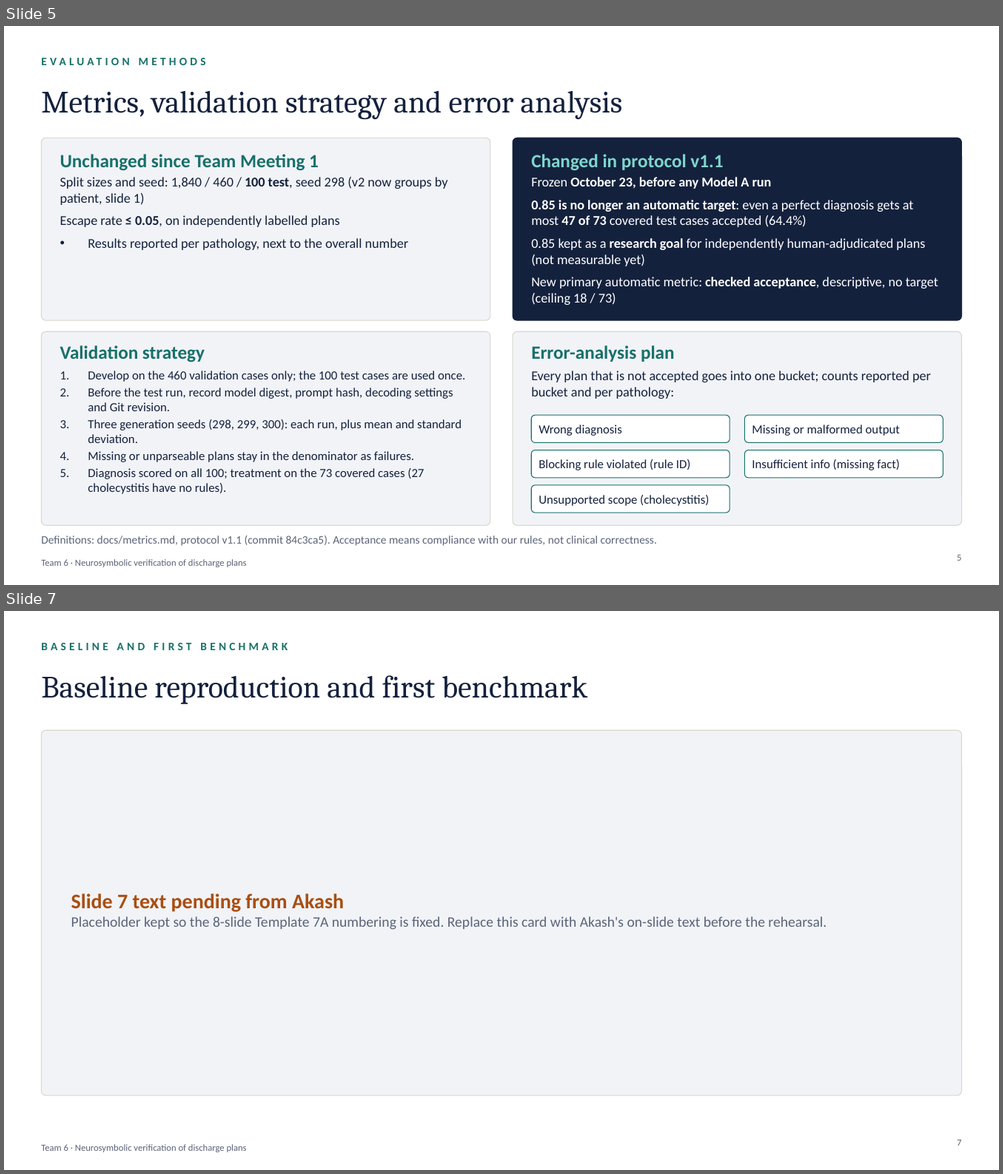
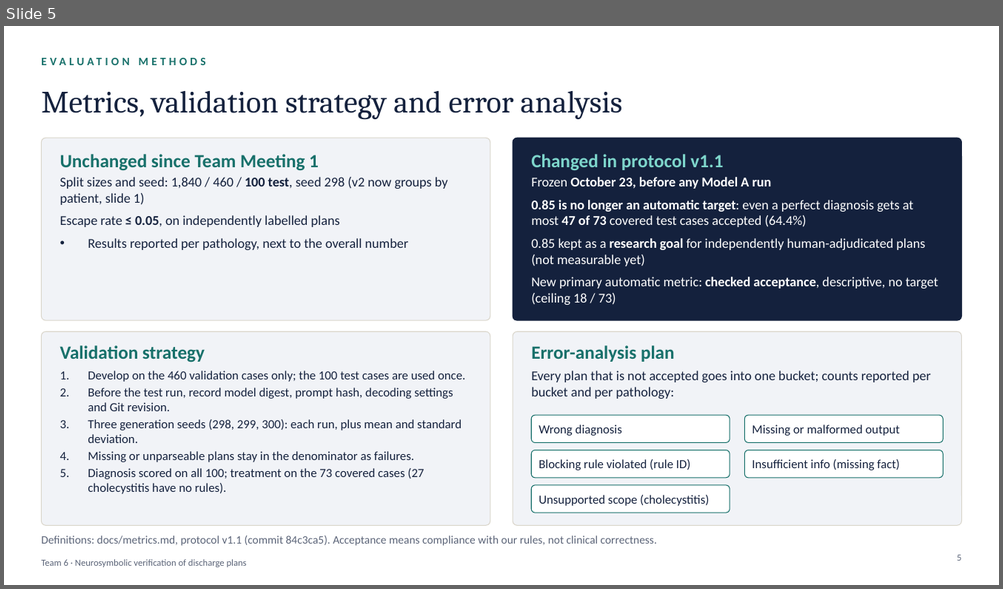
Before and after one commit to Akashkumarsenthil/Clinical-Discharge-Treatment-Plan-Verification, a slide deck: presentation/Team6_TM2_Professor_Deck.pptx. Shown one above the other, each under a label of ours: slides 5 and 7 before the commit, slide 5 after it; the slides between them are not shown. The pictures are 1003x1174 and 1003x589 pixels, drawn with LibreOffice and Linux fonts; fonts in the diff are those of the drawing. Boxes give left, top, right and bottom in pixels: in the first picture for what was removed or moved away, otherwise in the second. Text is boxed around its words. In the diff, an @@ line names an element or a change of style, - is before the commit and + after.

```diff
--- a/presentation/Team6_TM2_Professor_Deck.pptx
+++ b/presentation/Team6_TM2_Professor_Deck.pptx
@@ slide 7 removed at [4, 611, 999, 1170], background #FFFFFF; not listed: 1 template element that a slide beside it also shows @@
@@ text removed at [41, 643, 287, 650] @@
-BASELINE AND FIRST BENCHMARK
@@ title removed at [41, 675, 587, 704] @@
-Baseline reproduction and first benchmark
@@ rounded rectangle removed at [41, 730, 962, 1096] @@
@@ text removed at [71, 894, 826, 930] @@
-Slide 7 text pending from Akash
-Placeholder kept so the 8-slide Template 7A numbering is fixed. Replace this card with Akash's on-slide text before the rehearsal.
@@ page number removed at [956, 1140, 961, 1146] @@
-7
```
Also in this commit, not shown: 3 slides added, 2 other slides removed, 10 other files.
